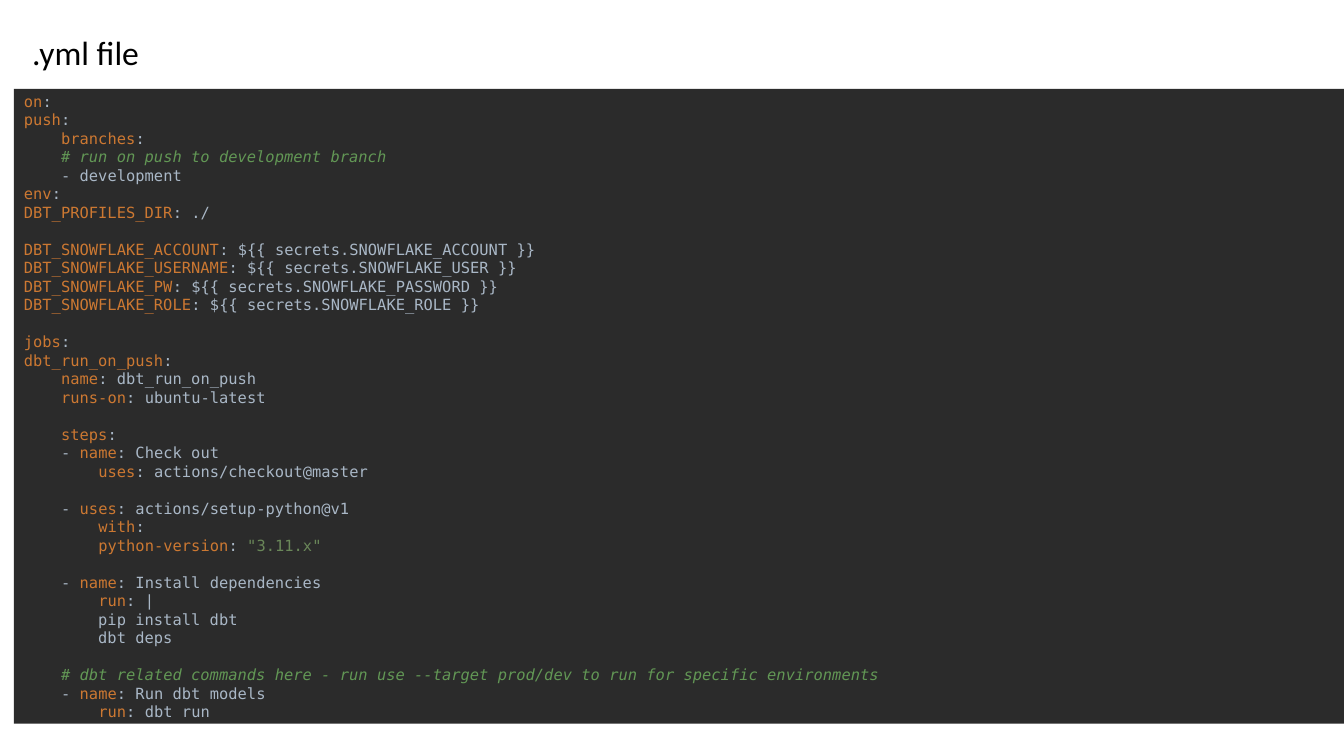
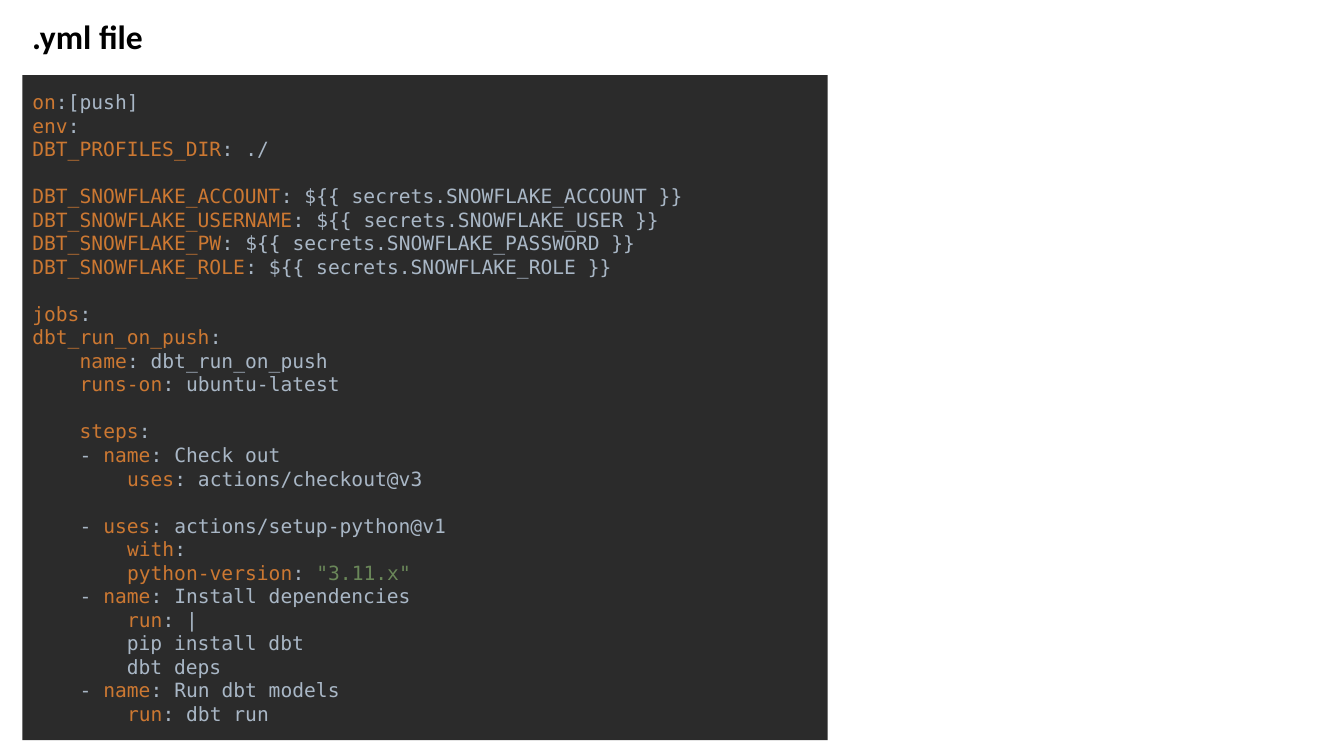
Before and after one commit to Amar-AIcloud/dbt_snowflake, a slide deck: slide 23 of DBT training.pptx (slide 25 before the commit). Drawn at 1344x756 pixels with LibreOffice and Linux fonts; fonts in the diff are those of the drawing. Boxes give left, top, right and bottom in pixels: in the first picture for what was removed or moved away, otherwise in the second. Text is boxed around its words. In the diff, an @@ line names an element or a change of style, - is before the commit and + after.

Commit message:
added curated and stg models

```diff
--- a/DBT training.pptx
+++ b/DBT training.pptx
@@ text ".yml file": place and size @@
-text ".yml file" at (32,41,139,71)
+text ".yml file" at (32,25,143,55)
@@ text ".yml file" at (32,25,143,55): bold on @@
@@ text "on:[push] env: DBT_PROFILES_DIR: ./ DBT_SNOWFLAKE_ACCOUNT: ...": place and size @@
-text "on:[push] env: DBT_PROFILES_DIR: ./ DBT_SNOWFLAKE_ACCOUNT: ..." at (14,84,1344,729)
+text "on:[push] env: DBT_PROFILES_DIR: ./ DBT_SNOWFLAKE_ACCOUNT: ..." at (22,71,828,746)
@@ text at (32,94,647,721): text changed; size 11 to 14 pt @@
-on:
-push:
-branches:
-# run on push to development branch
-- development
-env:
-DBT_PROFILES_DIR: ./
-DBT_SNOWFLAKE_ACCOUNT: ${{ secrets.SNOWFLAKE_ACCOUNT }}
-DBT_SNOWFLAKE_USERNAME: ${{ secrets.SNOWFLAKE_USER }}
-DBT_SNOWFLAKE_PW: ${{ secrets.SNOWFLAKE_PASSWORD }}
-DBT_SNOWFLAKE_ROLE: ${{ secrets.SNOWFLAKE_ROLE }}
-jobs:
-dbt_run_on_push:
-name: dbt_run_on_push
-runs-on: ubuntu-latest
-steps:
-- name: Check out
-uses: actions/checkout@master
-- uses: actions/setup-python@v1
-with:
-python-version: "3.11.x"
-- name: Install dependencies
-run: |
-pip install dbt
-dbt deps
-# dbt related commands here - run use --target prod/dev to run for specific environments
-- name: Run dbt models
-run: dbt run
+on:[push]
+env:
+DBT_PROFILES_DIR: ./
+DBT_SNOWFLAKE_ACCOUNT: ${{ secrets.SNOWFLAKE_ACCOUNT }}
+DBT_SNOWFLAKE_USERNAME: ${{ secrets.SNOWFLAKE_USER }}
+DBT_SNOWFLAKE_PW: ${{ secrets.SNOWFLAKE_PASSWORD }}
+DBT_SNOWFLAKE_ROLE: ${{ secrets.SNOWFLAKE_ROLE }}
+jobs:
+dbt_run_on_push:
+name: dbt_run_on_push
+runs-on: ubuntu-latest
+steps:
+- name: Check out
+uses: actions/checkout@v3
+- uses: actions/setup-python@v1
+with:
+python-version: "3.11.x"
+- name: Install dependencies
+run: |
+pip install dbt
+dbt deps
+- name: Run dbt models
+run: dbt run
```
Also in this commit, not shown: 4 other slides changed, 1 slide added, 2 slides removed, 8 other files.
